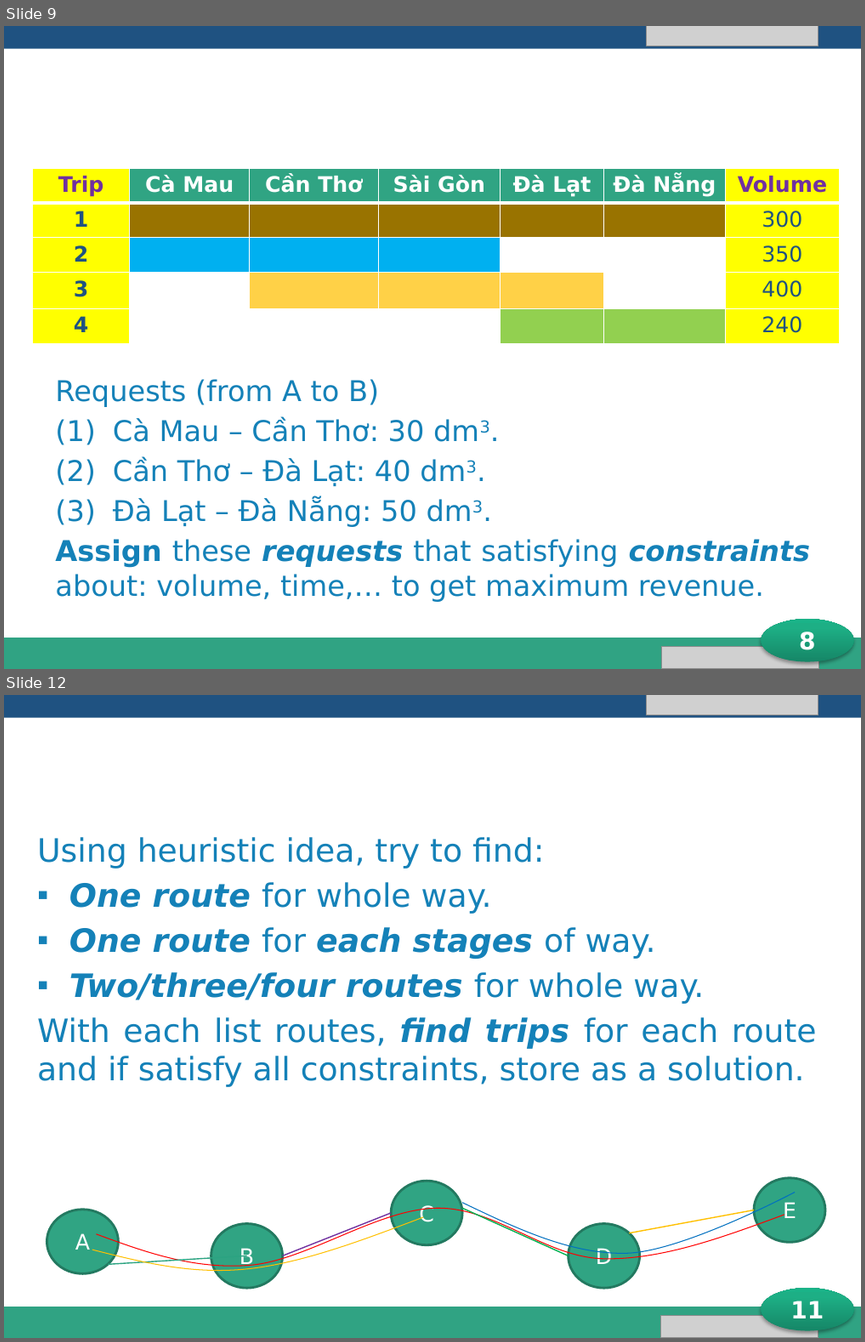
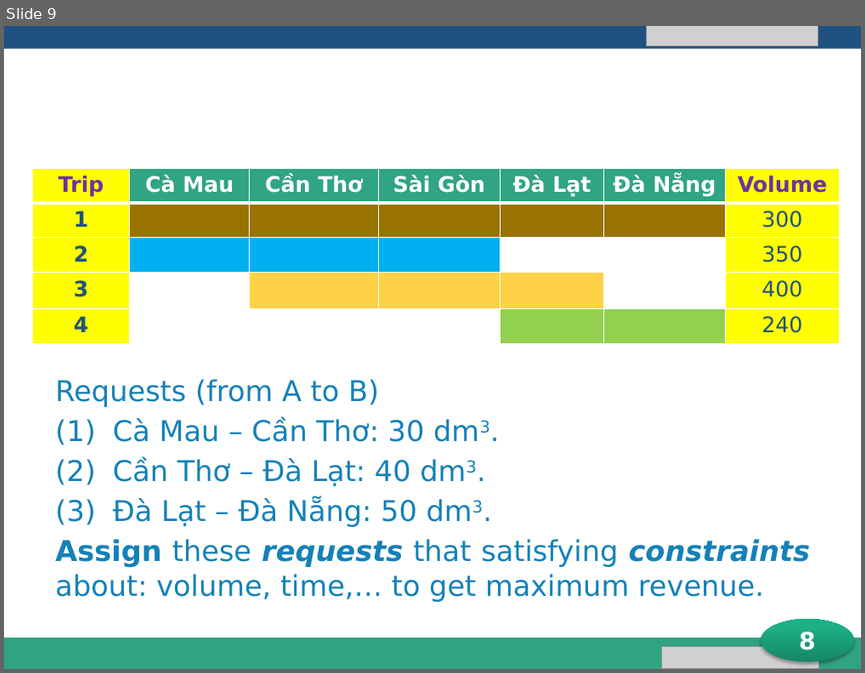
Before and after one commit to longdao2904/capstone-project-teamx, a slide deck: iDeliver presentation.pptx. Shown one above the other, each under a label of ours: slides 9 and 12 before the commit, slide 9 after it; the slides between them are not shown. The pictures are 865x1342 and 865x673 pixels, drawn with LibreOffice and Linux fonts; fonts in the diff are those of the drawing; grey boxes stand for pictures; background and template pictures are left out. Boxes give left, top, right and bottom in pixels: in the first picture for what was removed or moved away, otherwise in the second. Text is boxed around its words. In the diff, an @@ line names an element or a change of style, - is before the commit and + after.

Commit message:
Update

```diff
--- a/iDeliver presentation.pptx
+++ b/iDeliver presentation.pptx
@@ slide 12 removed at bbox=[4, 695, 861, 1338], background #FFFFFF; not listed: 5 template elements that a slide beside it also shows @@
@@ picture removed at bbox=[647, 695, 818, 715] @@
@@ title removed at bbox=[46, 725, 818, 788] @@
-Find routes and trips
@@ text removed at bbox=[37, 837, 817, 1087] @@
-Using heuristic idea, try to find:
-▪ One route for whole way.
-▪ One route for each stages of way.
-▪ Two/three/four routes for whole way.
-With each list routes, find trips for each route and if satisfy all constraints, store as a solution.
@@ ellipse removed at bbox=[754, 1178, 825, 1242] @@
-E
@@ ellipse removed at bbox=[392, 1181, 462, 1245] @@
-C
@@ freeform shape removed at bbox=[462, 1192, 794, 1253] @@
@@ ellipse removed at bbox=[46, 1209, 118, 1273] @@
-A
@@ freeform shape removed at bbox=[92, 1217, 423, 1270] @@
@@ freeform shape removed at bbox=[97, 1208, 784, 1265] @@
@@ ellipse removed at bbox=[211, 1224, 283, 1288] @@
-B
@@ line removed from (283, 1255) to (392, 1213) @@
@@ line removed from (462, 1208) to (568, 1255) @@
@@ ellipse removed at bbox=[568, 1224, 639, 1288] @@
-D
@@ line removed from (629, 1233) to (754, 1210) @@
@@ line removed from (108, 1264) to (246, 1255) @@
@@ ellipse removed at bbox=[760, 1288, 853, 1331] @@
-11
@@ picture removed at bbox=[661, 1315, 818, 1338] @@
```
Also in this commit, not shown: 1 slide added, 4 other slides removed.
